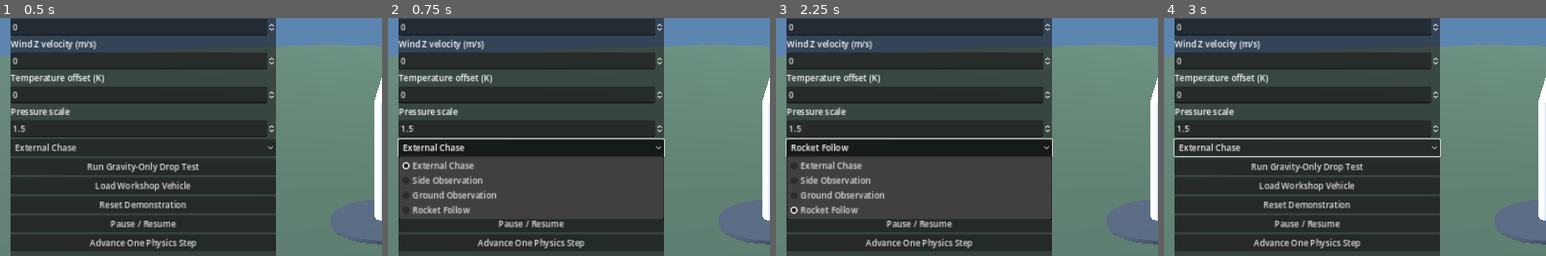
Above: before the commit, frames 1-4 (left to right).
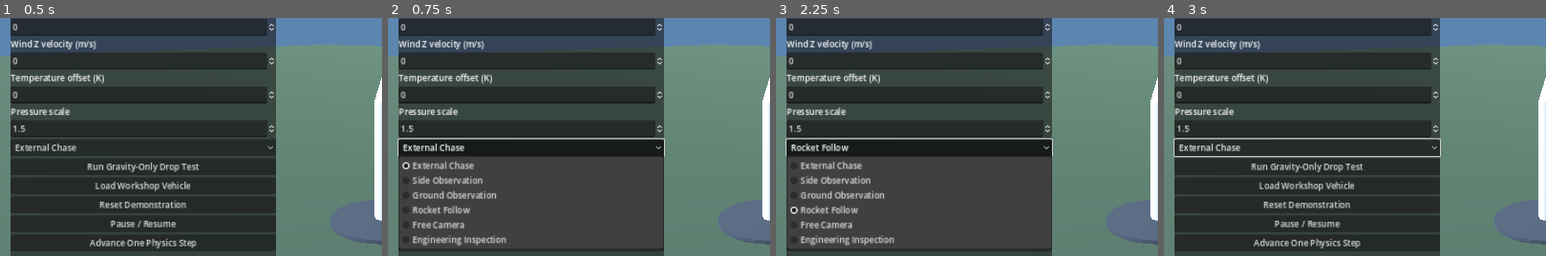
Above: after the commit, the same moments.

Repository: Inflare12/Reeve
Game: Godot game, scene res://scenes/main/main.tscn
Same seed, same stepped clock (60 frames per second), same inputs: the game is played once before the commit and once after it.
Inputs:
- Up to frame 1 (0.5 s): no input
- Up to frame 2 (0.75 s): click "External Chase" at 0.5 s
- Up to frame 3 (2.25 s): click "Reset Demonstration" at 1.25 s; click "Rocket Follow" at 2 s
- Up to frame 4 (3 s): click "Run Gravity-Only Drop Test" at 2.75 s
The pictures show only the part of the screen within x 0-50%, y 18-68%; the shares and areas given below are measured in that part.

Frame 1 is identical in both runs. In frame 2, 7.0% of the frame differs, in the area x 2-73%, y 84-97%; in frame 3, 7.0%; in frame 4, nothing differs.

Commit message:
Add free WASD/QE camera and close engineering inspection view

Diff:
--- a/scripts/main.gd
+++ b/scripts/main.gd
@@ -32,7 +32,7 @@
 	pressure_scale_input.name = "PressureScaleInput"
 	camera_mode_selector = OptionButton.new()
 	camera_mode_selector.name = "CameraModeSelector"
-	for camera_mode_name in ["External Chase", "Side Observation", "Ground Observation", "Rocket Follow"]:
+	for camera_mode_name in ["External Chase", "Side Observation", "Ground Observation", "Rocket Follow", "Free Camera", "Engineering Inspection"]:
 		camera_mode_selector.add_item(camera_mode_name)
 	camera_mode_selector.select(0)
 	camera_mode_selector.item_selected.connect(_on_camera_mode_selected)
@@ -210,7 +210,33 @@
 			camera.position = Vector3(22.0, 5.0, 22.0)
 		3:
 			camera.position = target_position + Vector3(0.0, 2.5, 7.0)
+		4:
+			return
+		5:
+			camera.position = target_position + Vector3(2.5, 1.5, 5.0)
 	camera.look_at(target_position + Vector3.UP * 2.0, Vector3.UP)
+
+func _unhandled_input(event: InputEvent) -> void:
+	if camera_mode != 4 or not event is InputEventKey or not event.pressed or event.echo:
+		return
+	var movement := Vector3.ZERO
+	match event.keycode:
+		KEY_W:
+			movement.z -= 1.0
+		KEY_S:
+			movement.z += 1.0
+		KEY_A:
+			movement.x -= 1.0
+		KEY_D:
+			movement.x += 1.0
+		KEY_Q:
+			movement.y -= 1.0
+		KEY_E:
+			movement.y += 1.0
+		_:
+			return
+	var move_scale: float = 5.0 if event.shift_pressed else 1.0
+	camera.translate_object_local(movement.normalized() * move_scale)
 
 func _toggle_pause() -> void:
 	if simulation.state == null:
@@ -290,6 +316,9 @@
 func _reset_demonstration() -> void:
 	simulation.reset()
 	$RocketVisual.position = Vector3.ZERO
+	camera_mode = 0
+	if camera_mode_selector != null:
+		camera_mode_selector.select(0)
 	_update_camera_for_state(Vector3.ZERO)
 	status_label.text = "READY — no propulsion profile loaded. No flight has been simulated."
 	scope_label.text = "3-DOF point-mass physics foundation"
